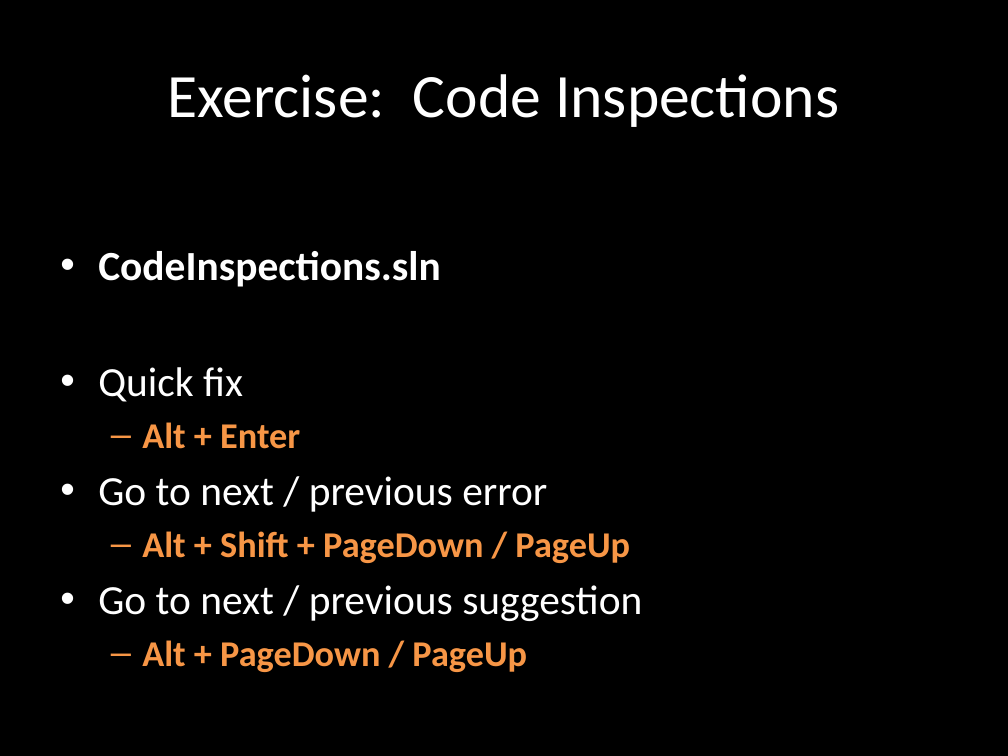
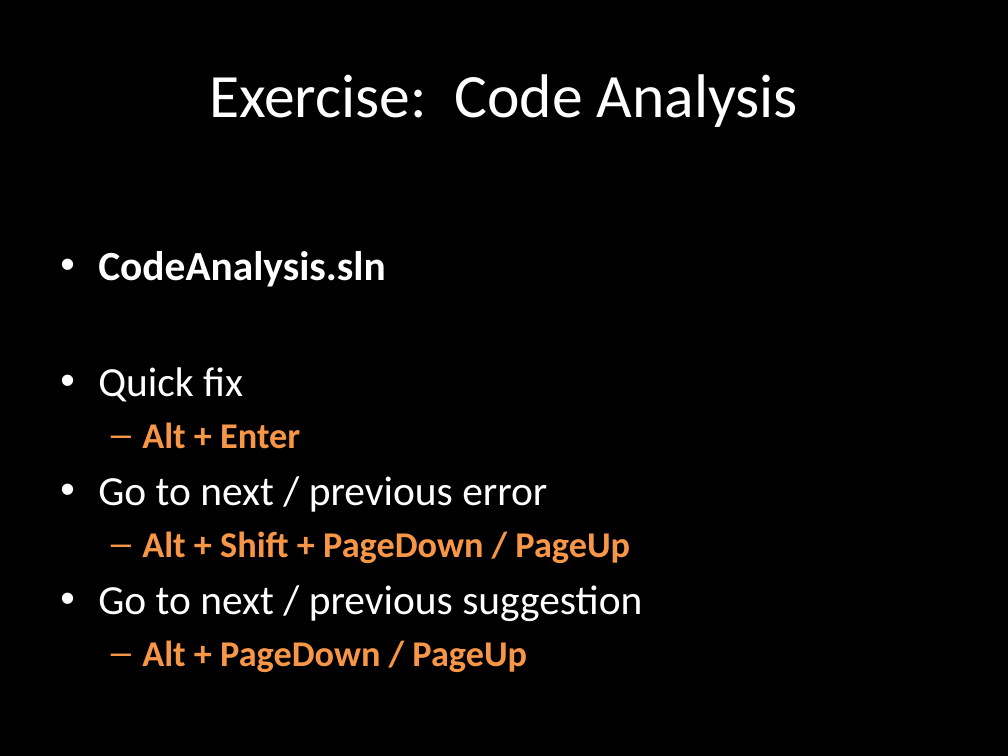
Before and after one commit to rasmuskl/ReSharperCourse, a slide deck: slide 9 of Presentations/2 - Exercises - ReSharper Course.pptx. Drawn at 1008x756 pixels with LibreOffice and Linux fonts; fonts in the diff are those of the drawing. Boxes give left, top, right and bottom in pixels: in the first picture for what was removed or moved away, otherwise in the second. Text is boxed around its words. In the diff, an @@ line names an element or a change of style, - is before the commit and + after.

```diff
--- a/Presentations/2 - Exercises - ReSharper Course.pptx
+++ b/Presentations/2 - Exercises - ReSharper Course.pptx
@@ title at (x1=209, y1=74, x2=798, y2=127): text changed @@
-Exercise: Code Inspections
+Exercise: Code Analysis
@@ text at (x1=98, y1=251, x2=386, y2=287): text changed @@
-• CodeInspections.sln
+• CodeAnalysis.sln
```
Also in this commit, not shown: 6 other slides changed, 8 slides added, 5 other files.
